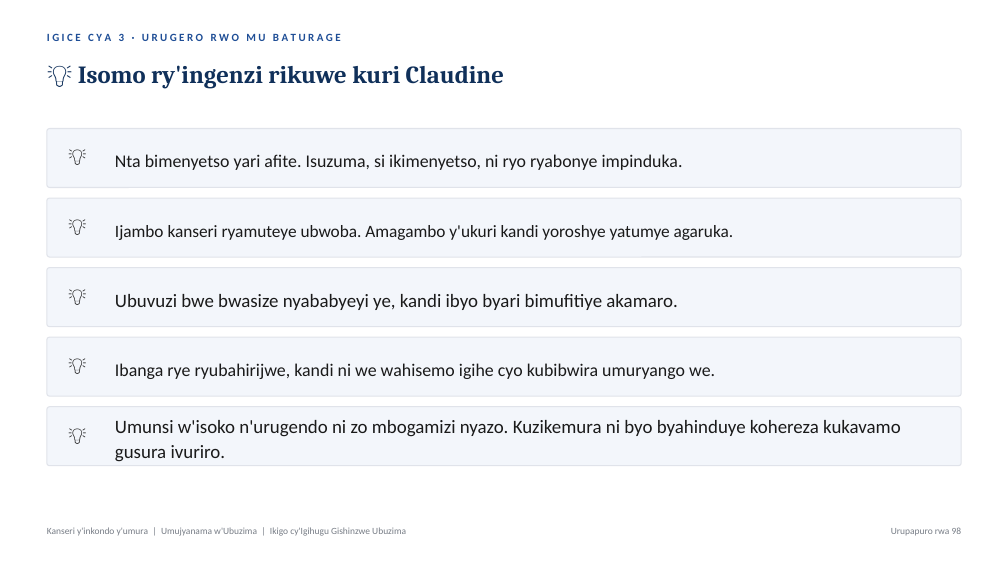
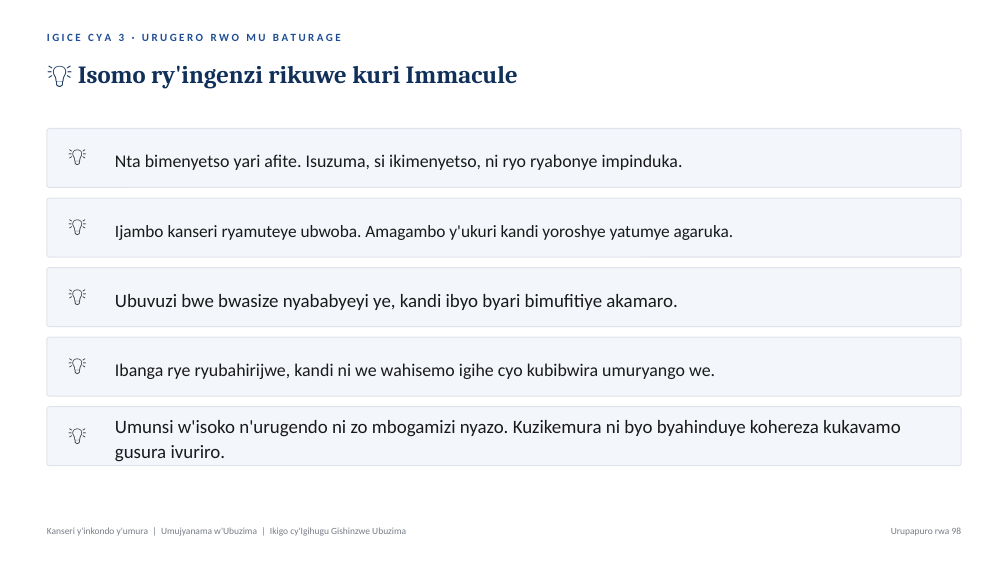
Before and after one commit to jayantsaraf/BVGH_RTC, a slide deck: slide 98 of Cervical/Content/Cervical_CHW_KYR.pptx. Drawn at 1008x567 pixels with LibreOffice and Linux fonts; fonts in the diff are those of the drawing. Boxes give left, top, right and bottom in pixels: in the first picture for what was removed or moved away, otherwise in the second. Text is boxed around its words. In the diff, an @@ line names an element or a change of style, - is before the commit and + after.

```diff
--- a/Cervical/Content/Cervical_CHW_KYR.pptx
+++ b/Cervical/Content/Cervical_CHW_KYR.pptx
@@ text at box(78, 65, 518, 89): text changed @@
-💡 Isomo ry'ingenzi rikuwe kuri Claudine
+💡 Isomo ry'ingenzi rikuwe kuri Immacule
```
Also in this commit, not shown: 5 other slides changed, 1 other file.
